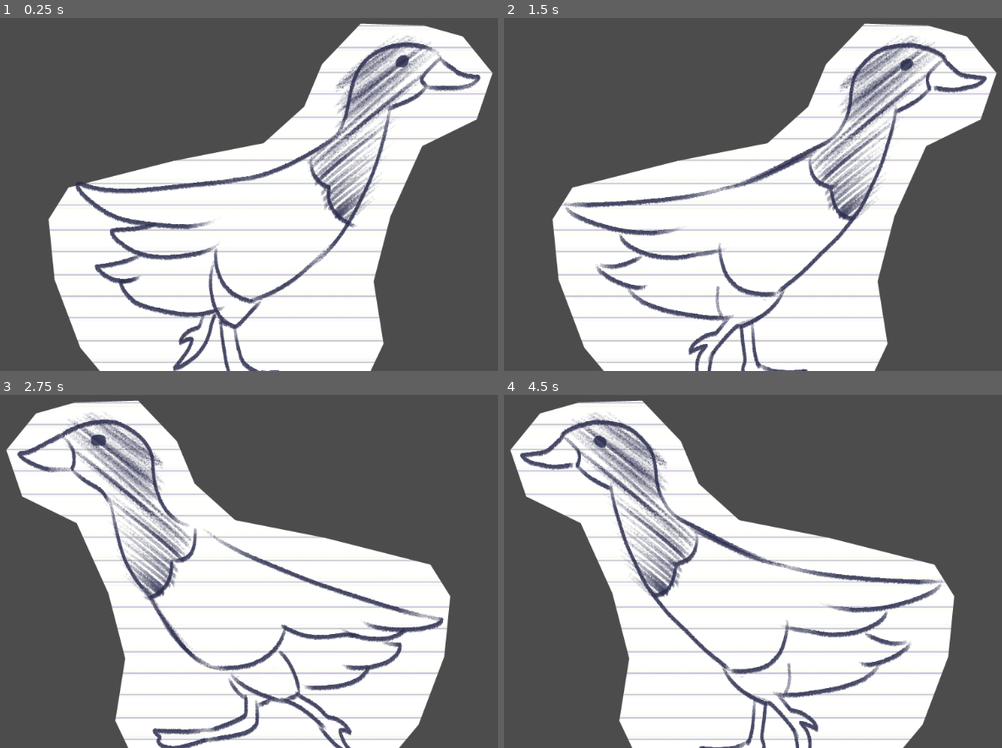
Above: before the commit, frames 1-4 (two rows, left to right).
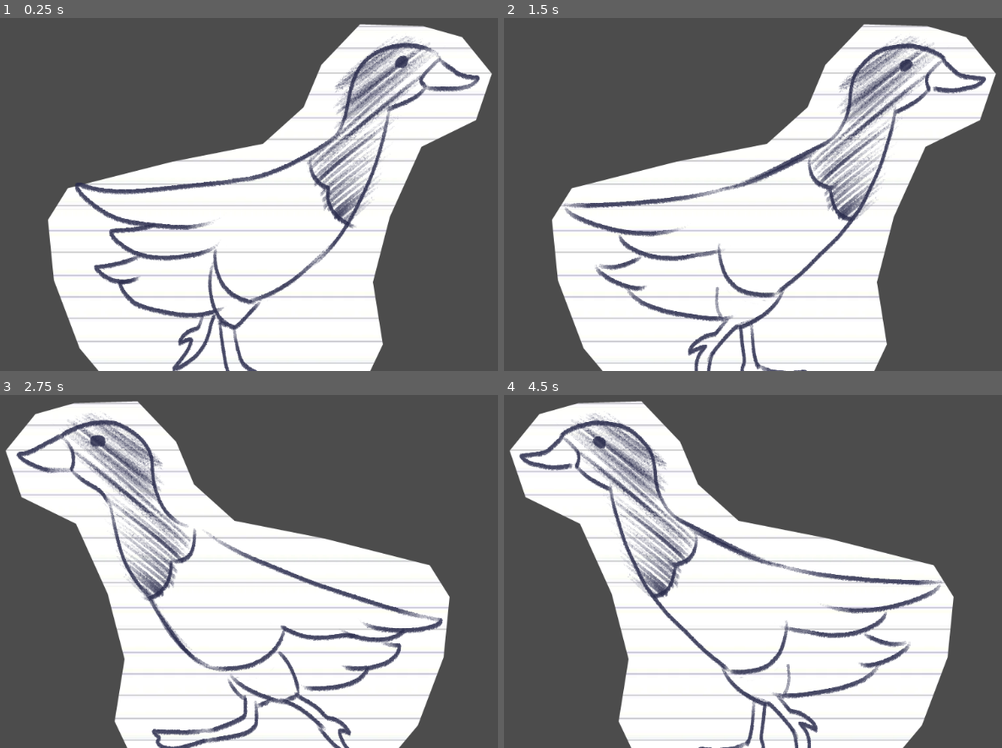
Above: after the commit, the same moments.

Repository: blacheo/Game-Jam-Fall-2022
Game: Godot game, scene res://Player.tscn
Same seed, same stepped clock (60 frames per second), same inputs: the game is played once before the commit and once after it.
Inputs:
- Up to frame 1 (0.25 s): no input
- Up to frame 2 (1.5 s): hold D (ui_right) from 0.53 s (still down); tap W (ui_up) at 0.77 s
- Up to frame 3 (2.75 s): tap W (ui_up) at 1.52 s; release D (ui_right) at 2.03 s; hold A (ui_left) from 2.03 s (still down)
- Up to frame 4 (4.5 s): release A (ui_left) at 2.78 s; hold D (ui_right) 2.78-4.28 s; tap W (ui_up) at 3.02, 3.77 s; hold A (ui_left) from 4.28 s (still down)

The runs differ from the first frame. In frame 1, 6.4% of the frame differs, in the area x 9-99%, y 1-100%; in frame 2, 6.4%; in frame 3, 8.5%, in the area x 1-91%, y 1-100%; in frame 4, 8.2%.

Commit message:
Added FloatingPlatform
Added the FloatingPlatform instance and removed floating platforms from the Platform. Allowing for reuse of FloatingPlatforms in the rest of the game.

Diff:
--- /dev/null
+++ b/FloatingPlatform.tscn
@@ -0,0 +1,15 @@
+[gd_scene load_steps=3 format=2]
+
+[ext_resource path="res://GI game jam Fall 2022/platform.png" type="Texture" id=1]
+
+[sub_resource type="RectangleShape2D" id=1]
+extents = Vector2( 265.125, 24.375 )
+
+[node name="FloatingPlatform" type="StaticBody2D"]
+
+[node name="Sprite" type="Sprite" parent="."]
+texture = ExtResource( 1 )
+
+[node name="CollisionShape2D" type="CollisionShape2D" parent="."]
+position = Vector2( 15, 52 )
+shape = SubResource( 1 )
--- a/Main.tscn
+++ b/Main.tscn
@@ -1,13 +1,26 @@
-[gd_scene load_steps=3 format=2]
+[gd_scene load_steps=4 format=2]
 
 [ext_resource path="res://Player.tscn" type="PackedScene" id=1]
 [ext_resource path="res://Platform.tscn" type="PackedScene" id=2]
+[ext_resource path="res://FloatingPlatform.tscn" type="PackedScene" id=3]
 
 [node name="Node" type="Node"]
 
+[node name="Platform" parent="." instance=ExtResource( 2 )]
+position = Vector2( 15, 119 )
+
 [node name="Player" parent="." instance=ExtResource( 1 )]
-position = Vector2( 275, -33 )
+position = Vector2( 301, -38 )
 scale = Vector2( 0.25, 0.25 )
 
-[node name="Platform" parent="." instance=ExtResource( 2 )]
-position = Vector2( 15, 119 )
+[node name="FloatingPlatform" parent="." instance=ExtResource( 3 )]
+position = Vector2( 696, -91 )
+scale = Vector2( 0.5, 0.5 )
+
+[node name="FloatingPlatform2" parent="." instance=ExtResource( 3 )]
+position = Vector2( 897, -426 )
+scale = Vector2( 0.5, 0.5 )
+
+[node name="FloatingPlatform3" parent="." instance=ExtResource( 3 )]
+position = Vector2( 1280, -196 )
+scale = Vector2( 0.5, 0.5 )
--- a/Platform.tscn
+++ b/Platform.tscn
@@ -1,22 +1,9 @@
-[gd_scene load_steps=8 format=2]
+[gd_scene load_steps=3 format=2]
 
 [ext_resource path="res://GI game jam Fall 2022/ground texture.png" type="Texture" id=1]
-[ext_resource path="res://GI game jam Fall 2022/platform.png" type="Texture" id=2]
 
 [sub_resource type="RectangleShape2D" id=1]
-extents = Vector2( 968.5, 37 )
-
-[sub_resource type="SegmentShape2D" id=2]
-b = Vector2( 1, -1119 )
-
-[sub_resource type="RectangleShape2D" id=3]
-extents = Vector2( 176.5, 13.25 )
-
-[sub_resource type="RectangleShape2D" id=4]
-extents = Vector2( 261.15, 25.3173 )
-
-[sub_resource type="RectangleShape2D" id=5]
-extents = Vector2( 195.5, 10 )
+extents = Vector2( 966.5, 27.5 )
 
 [node name="Platform" type="StaticBody2D"]
 position = Vector2( 0, -9 )
@@ -27,42 +14,6 @@
 texture = ExtResource( 1 )
 offset = Vector2( -149, -249 )
 
-[node name="CollisionShape2D" type="CollisionShape2D" parent="."]
-position = Vector2( 968.5, -27 )
+[node name="StaticBody2D" type="CollisionShape2D" parent="."]
+position = Vector2( 969.5, -30.5 )
 shape = SubResource( 1 )
-one_way_collision = true
-
-[node name="CollisionShape2D2" type="CollisionShape2D" parent="."]
-shape = SubResource( 2 )
-
-[node name="CollisionShape2D3" type="CollisionShape2D" parent="."]
-position = Vector2( 1934, -3 )
-shape = SubResource( 2 )
-
-[node name="Platform" type="CollisionShape2D" parent="."]
-position = Vector2( 597, -179 )
-shape = SubResource( 3 )
-
-[node name="Sprite2" type="Sprite" parent="."]
-position = Vector2( 575, -219 )
-scale = Vector2( 0.674797, 0.735088 )
-texture = ExtResource( 2 )
-
-[node name="Sprite3" type="Sprite" parent="."]
-position = Vector2( 1069, -283 )
-scale = Vector2( 0.649051, 0.691228 )
-texture = ExtResource( 2 )
-
-[node name="CollisionShape2D4" type="CollisionShape2D" parent="."]
-position = Vector2( 1081, -241 )
-scale = Vector2( 0.649051, 0.691228 )
-shape = SubResource( 4 )
-
-[node name="CollisionShape2D5" type="CollisionShape2D" parent="."]
-position = Vector2( 1535, -321 )
-shape = SubResource( 5 )
-
-[node name="Sprite4" type="Sprite" parent="."]
-position = Vector2( 1531, -344 )
-scale = Vector2( 0.665989, 0.528947 )
-texture = ExtResource( 2 )
--- a/Player.tscn
+++ b/Player.tscn
@@ -36,13 +36,14 @@
 script = ExtResource( 1 )
 
 [node name="AnimatedSprite" type="AnimatedSprite" parent="."]
+position = Vector2( -1, 1 )
 frames = SubResource( 1 )
 animation = "idle"
 frame = 1
 playing = true
 
 [node name="CollisionPolygon2D" type="CollisionPolygon2D" parent="."]
-polygon = PoolVector2Array( 1, -3, -78, 9, -160, 46, -227, 96, -251, 157, -251, 171, -191, 177, -136, 182, -82, 194, -23, 219, -18, 232, -17, 274, -20, 307, 26, 330, 112, 345, 151, 327, 152, 278, 102, 267, 87, 232, 95, 206, 165, 149, 214, 76, 218, -12, 183, -151, 207, -176, 262, -191, 300, -213, 300, -237, 175, -299, 144, -291, 124, -284, 57, -220, 51, -161, 55, -92, 57, -50 )
+polygon = PoolVector2Array( -3, -11, -78, 9, -130, 25, -210, 73, -245, 119, -250, 144, -253, 166, -204, 175, -136, 177, -82, 194, -23, 219, -18, 232, -17, 274, -20, 307, 26, 330, 112, 345, 151, 327, 152, 278, 102, 267, 87, 232, 95, 206, 165, 149, 211, 77, 214, -8, 181, -149, 208, -175, 262, -190, 298, -213, 299, -235, 252, -254, 172, -300, 125, -285, 86, -256, 55, -214, 49, -163, 54, -44, 18, -14 )
 
 [node name="Camera2D" type="Camera2D" parent="."]
 current = true
